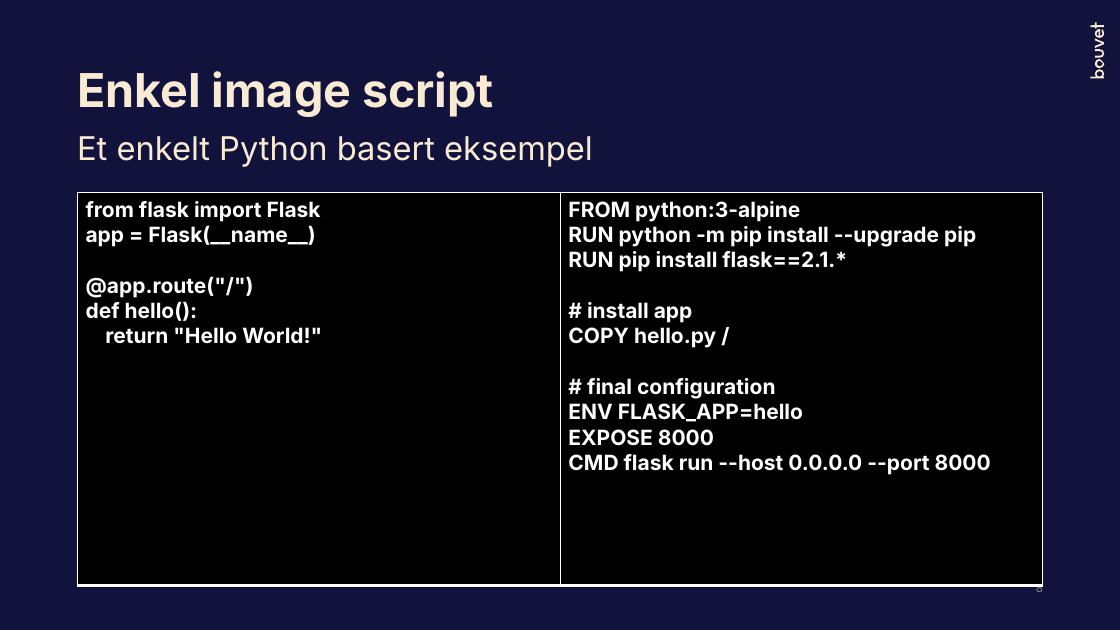
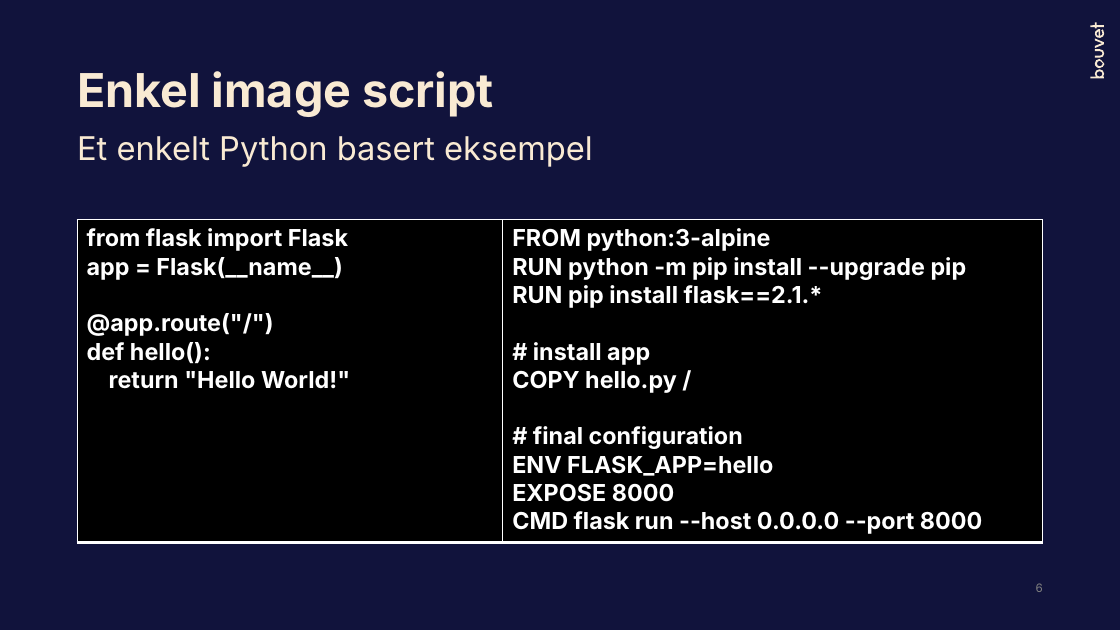
Before and after one commit to Bouvet-deler/container-workshop, a slide deck: slide 6 of part1/DockerWorkshop_Høsten2023.pptx (slide 8 before the commit). Drawn at 1120x630 pixels with LibreOffice and Linux fonts; fonts in the diff are those of the drawing. Boxes give left, top, right and bottom in pixels: in the first picture for what was removed or moved away, otherwise in the second. Text is boxed around its words. In the diff, an @@ line names an element or a change of style, - is before the commit and + after.

```diff
--- a/part1/DockerWorkshop_Høsten2023.pptx
+++ b/part1/DockerWorkshop_Høsten2023.pptx
@@ table at [77,219,1044,543] @@
@@ size 18 to 20 pt @@
@@ table: place and size @@
-table at [77,192,1044,586]
+table at [77,219,1044,543]
@@ page number at [1036,583,1043,592]: text changed @@
-8
+6
```
Also in this commit, not shown: 19 other slides changed, 1 other file.
